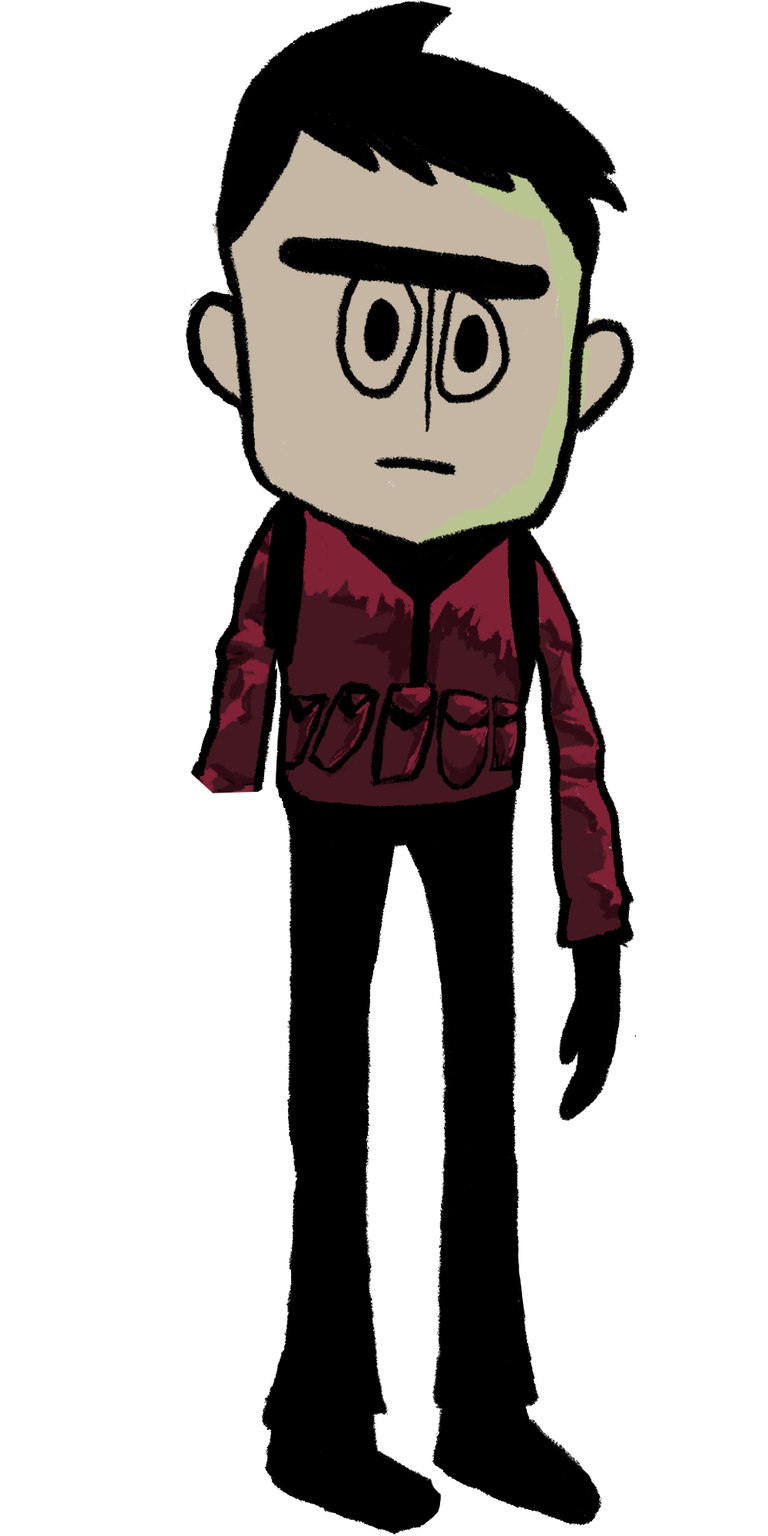
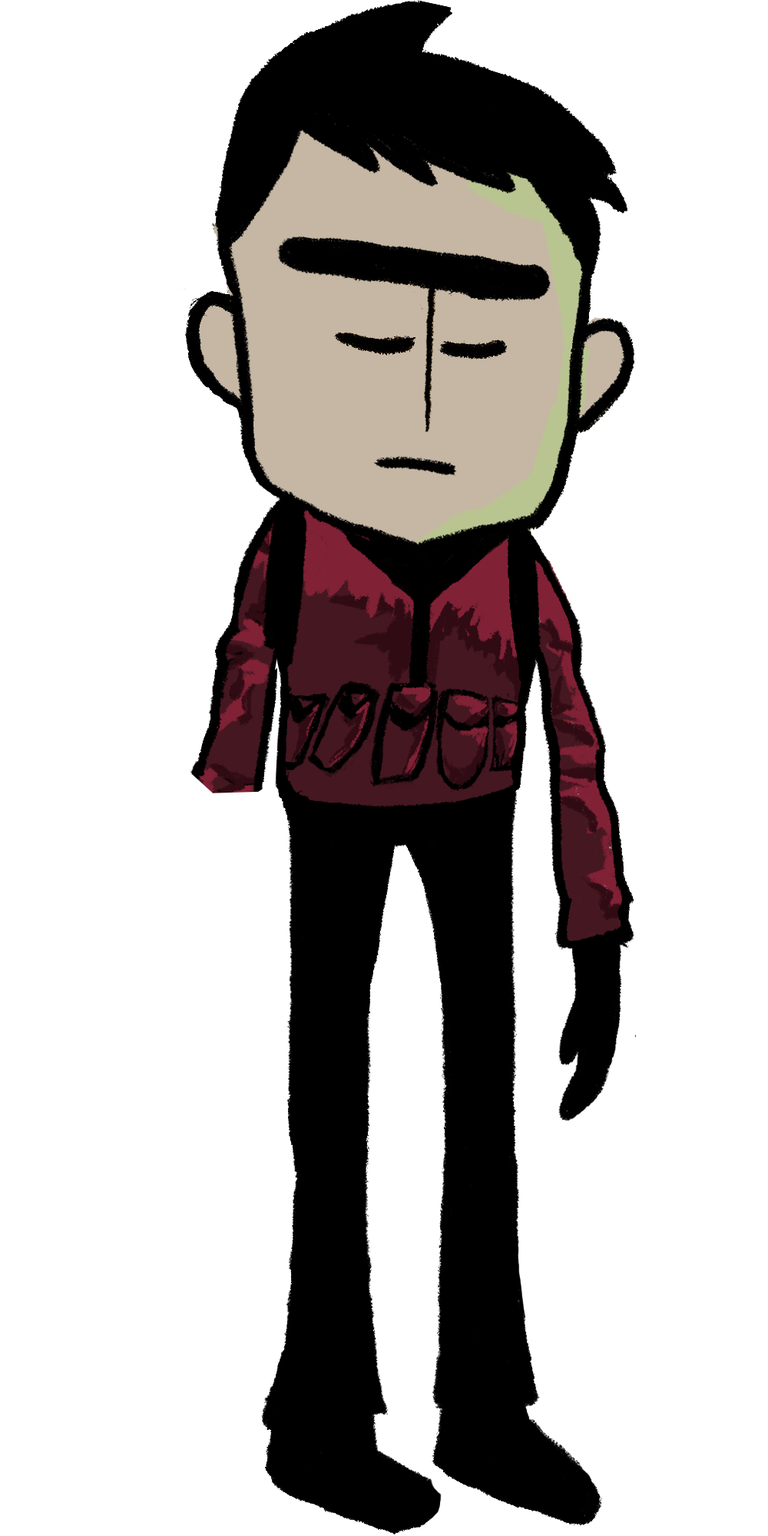
Layers edited between the first and the second w=768, h=1536 image:
removed layer "Layer 43" over [177, 0, 636, 541]
added layer "Layer 54" above "Layer 56" over [177, 0, 636, 541]
added layer "Layer 56" above "Layer 55" over [177, 0, 636, 541]
added layer "Layer 55" above "Layer 47" over [177, 0, 636, 541]
moved "Layer 34" above "Layer 35" over [496, 522, 545, 538]
